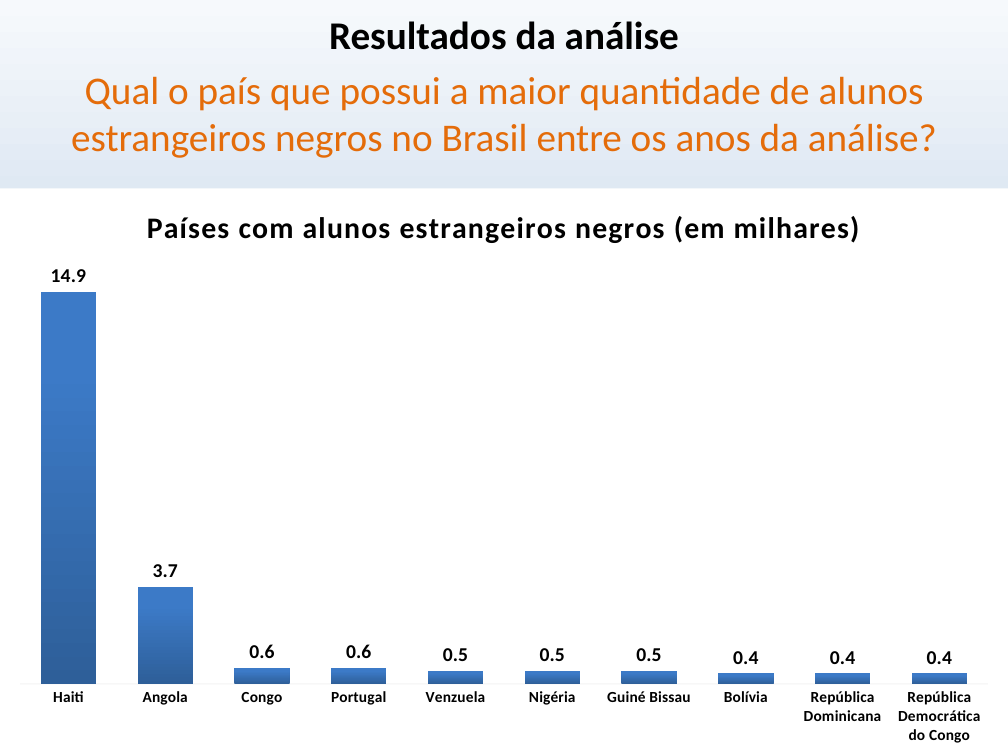
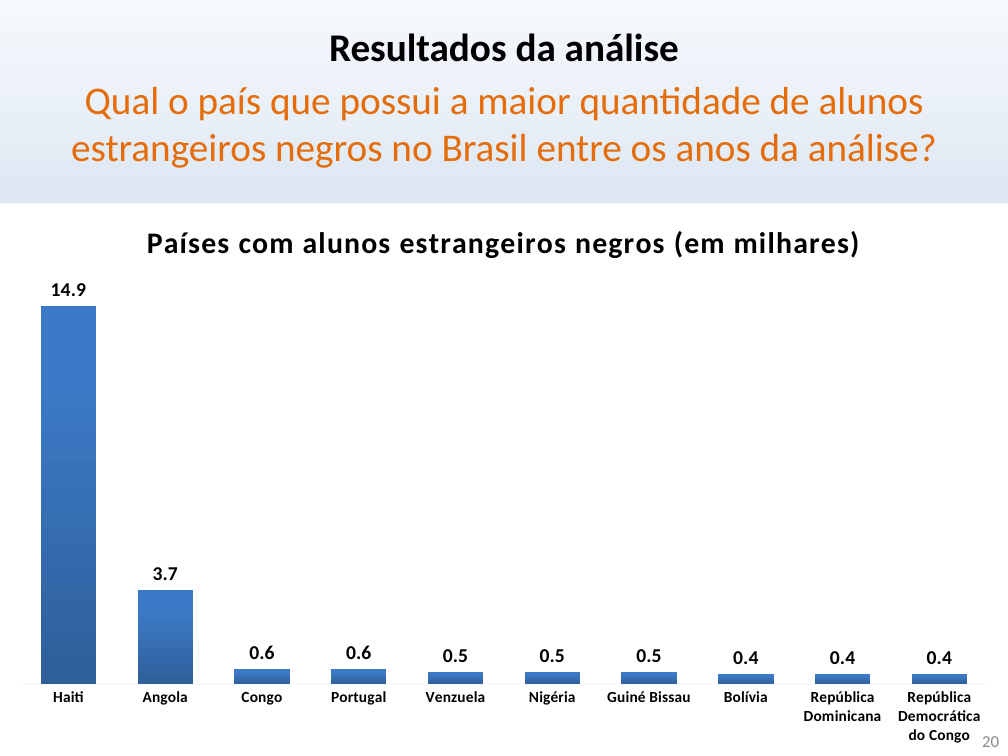
Before and after one commit to krieggerms/Analise-da-Insercao-do-Aluno-Negro-com-BI, a slide deck: slide 20 of TCC_BI_Alunos_Negros.pptx. Drawn at 1008x756 pixels with LibreOffice and Linux fonts; fonts in the diff are those of the drawing. Boxes give left, top, right and bottom in pixels: in the first picture for what was removed or moved away, otherwise in the second. Text is boxed around its words. In the diff, an @@ line names an element or a change of style, - is before the commit and + after.

```diff
--- a/TCC_BI_Alunos_Negros.pptx
+++ b/TCC_BI_Alunos_Negros.pptx
@@ text "Resultados da análise": place and size @@
-text "Resultados da análise" at bbox=[329, 21, 679, 50]
+text "Resultados da análise" at bbox=[329, 33, 679, 62]
@@ text "Qual o país que possui ...": place and size @@
-text "Qual o país que possui ..." at bbox=[71, 76, 937, 158]
+text "Qual o país que possui ..." at bbox=[71, 86, 937, 168]
@@ column chart: place and size @@
-column chart at bbox=[0, 188, 1008, 756]
+column chart at bbox=[0, 204, 1008, 756]
@@ page number rewrapped from bbox=[930, 714, 947, 732] to bbox=[982, 736, 999, 747] @@
```
Also in this commit, not shown: 25 other slides changed.
